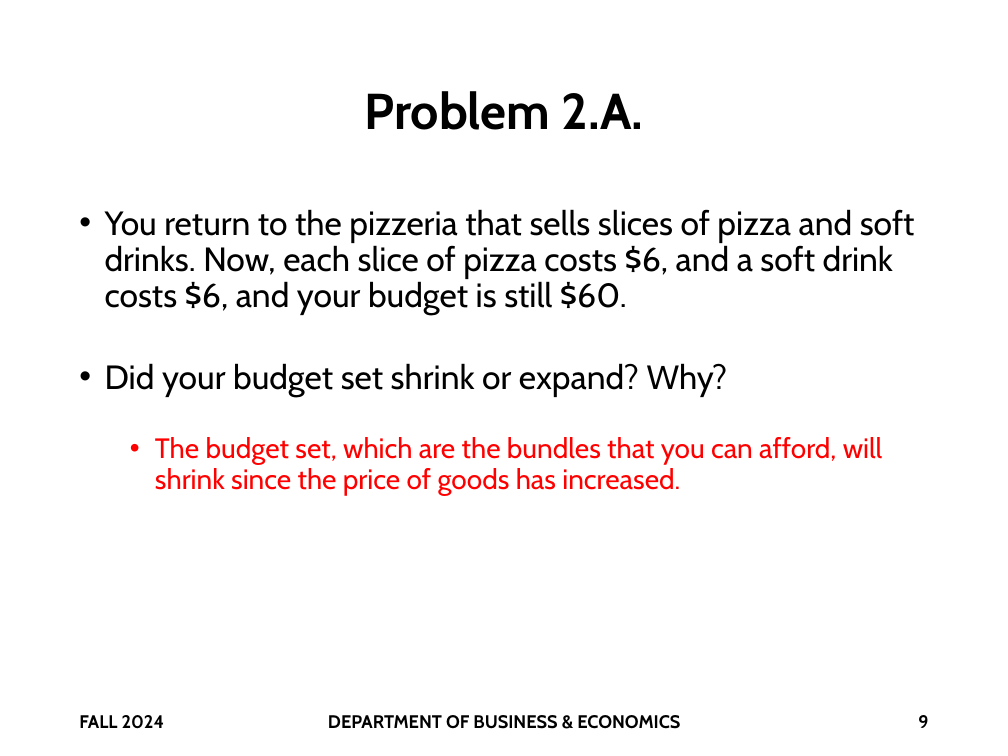
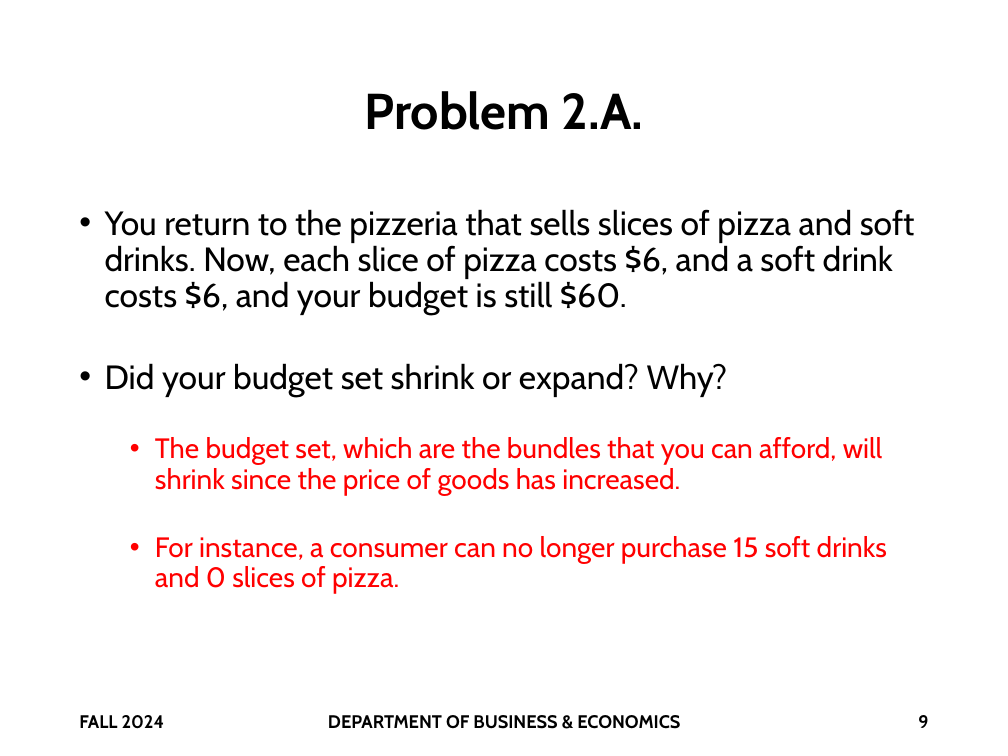
Before and after one commit to brianhwpark/brianhwpark.github.io, a slide deck: slide 9 of files/teaching-resources/monmouthcollege-econ-300/econ-300-f2024/econ-300-f2024-quiz/ECON300-F2024-Q01-RECAP.pptx. Drawn at 1008x756 pixels with LibreOffice and Linux fonts; fonts in the diff are those of the drawing; background and template pictures are left out. Boxes give left, top, right and bottom in pixels: in the first picture for what was removed or moved away, otherwise in the second. Text is boxed around its words. In the diff, an @@ line names an element or a change of style, - is before the commit and + after.

```diff
--- a/files/teaching-resources/monmouthcollege-econ-300/econ-300-f2024/econ-300-f2024-quiz/ECON300-F2024-Q01-RECAP.pptx
+++ b/files/teaching-resources/monmouthcollege-econ-300/econ-300-f2024/econ-300-f2024-quiz/ECON300-F2024-Q01-RECAP.pptx
@@ text at (x1=155, y1=536, x2=887, y2=594): paragraph added @@
+  • For instance, a consumer can no longer purchase 15 soft drinks and 0 slices of pizza.
```
Also in this commit, not shown: 3 other slides changed.
